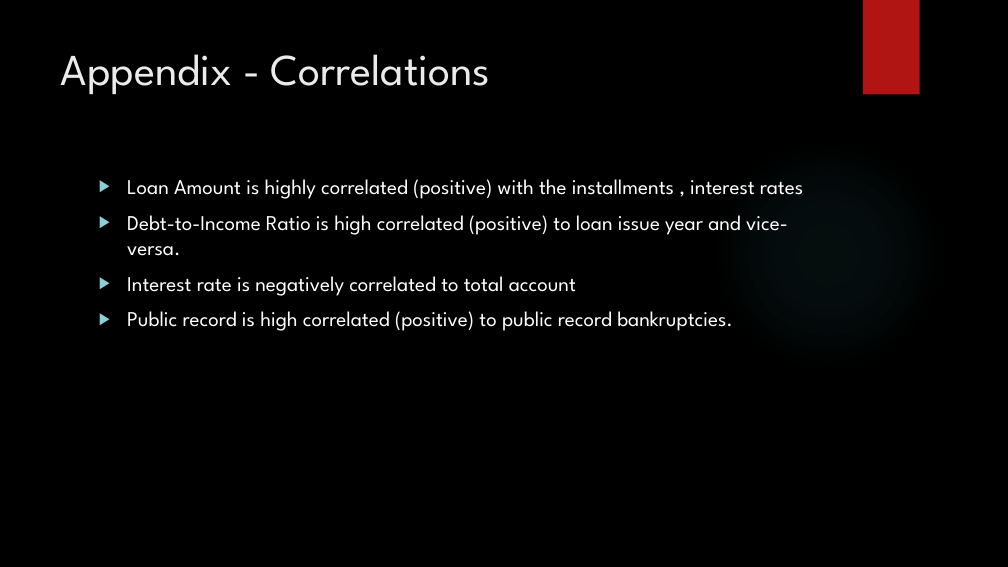
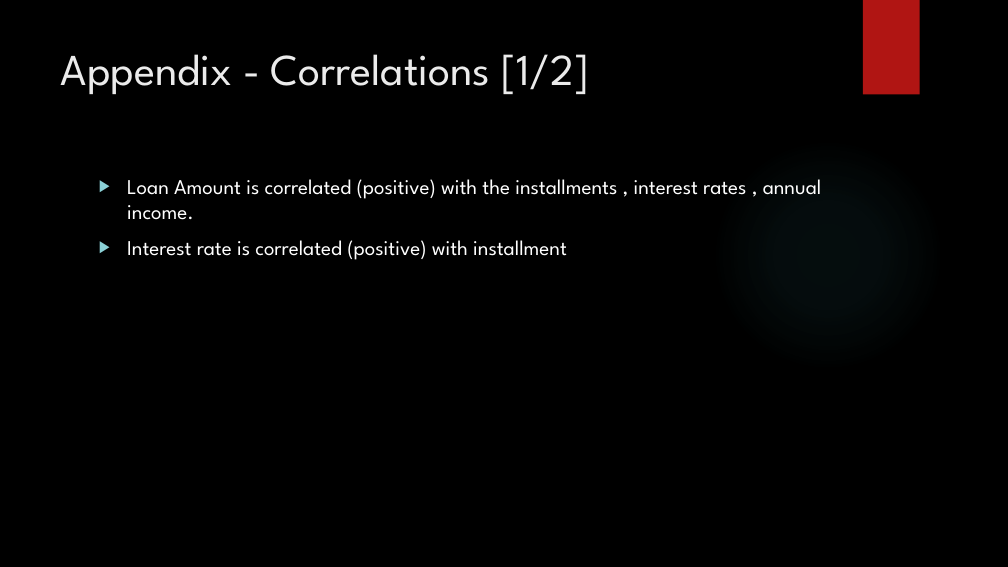
Before and after one commit to subhabrata-ghosh-1988/lending_club_case_study, a slide deck: slide 20 of Subhabrata_Ghosh_Lending_Club_Case_Study.pptx. Drawn at 1008x567 pixels with LibreOffice and Linux fonts; fonts in the diff are those of the drawing; background and template pictures are left out. Boxes give left, top, right and bottom in pixels: in the first picture for what was removed or moved away, otherwise in the second. Text is boxed around its words. In the diff, an @@ line names an element or a change of style, - is before the commit and + after.

```diff
--- a/Subhabrata_Ghosh_Lending_Club_Case_Study.pptx
+++ b/Subhabrata_Ghosh_Lending_Club_Case_Study.pptx
@@ title at (61,54,589,94): text changed @@
-Appendix - Correlations
+Appendix - Correlations [1/2]
@@ text at (127,179,822,260): text changed @@
-▶ Loan Amount is highly correlated (positive) with the installments , interest rates
-▶ Debt-to-Income Ratio is high correlated (positive) to loan issue year and vice-versa.
-▶ Interest rate is negatively correlated to total account
-▶ Public record is high correlated (positive) to public record bankruptcies.
+▶ Loan Amount is correlated (positive) with the installments , interest rates , annual income.
+▶ Interest rate is correlated (positive) with installment
```
Also in this commit, not shown: 6 other slides changed, 1 slide added, 1 slide removed, 3 other files.
